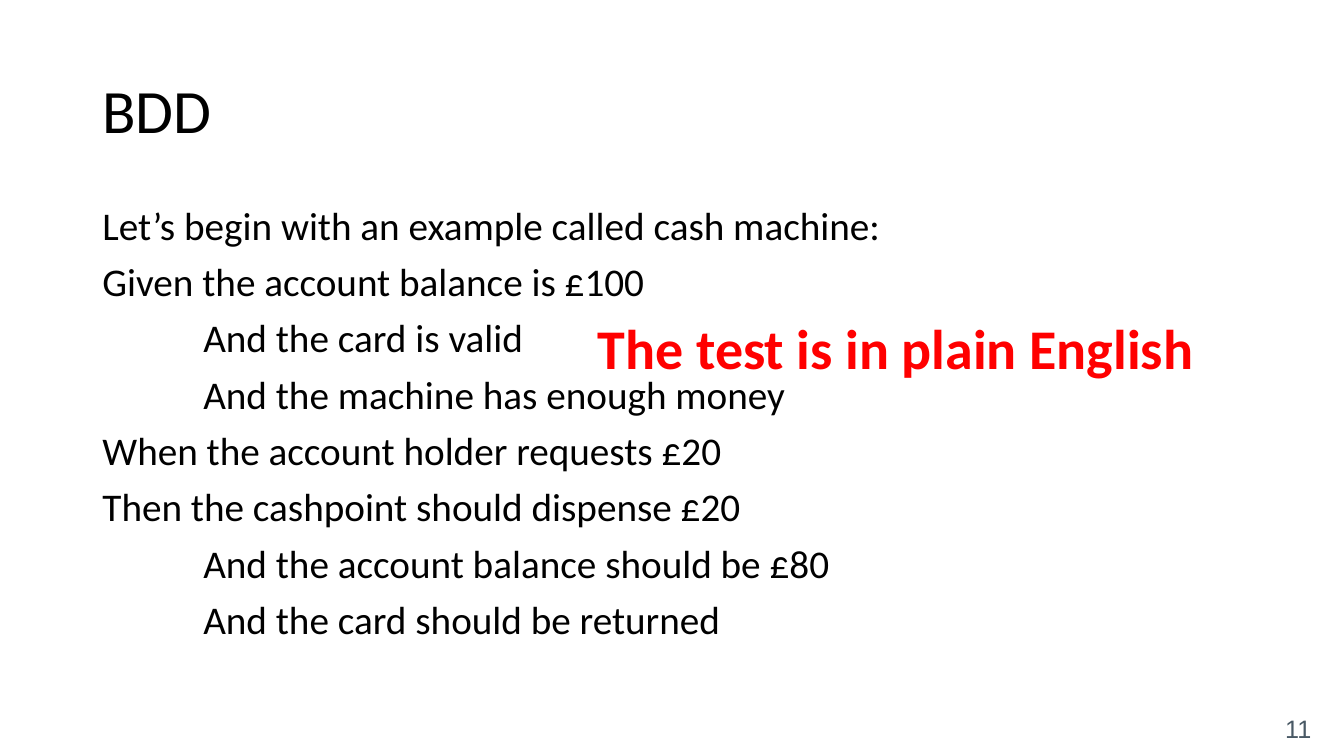
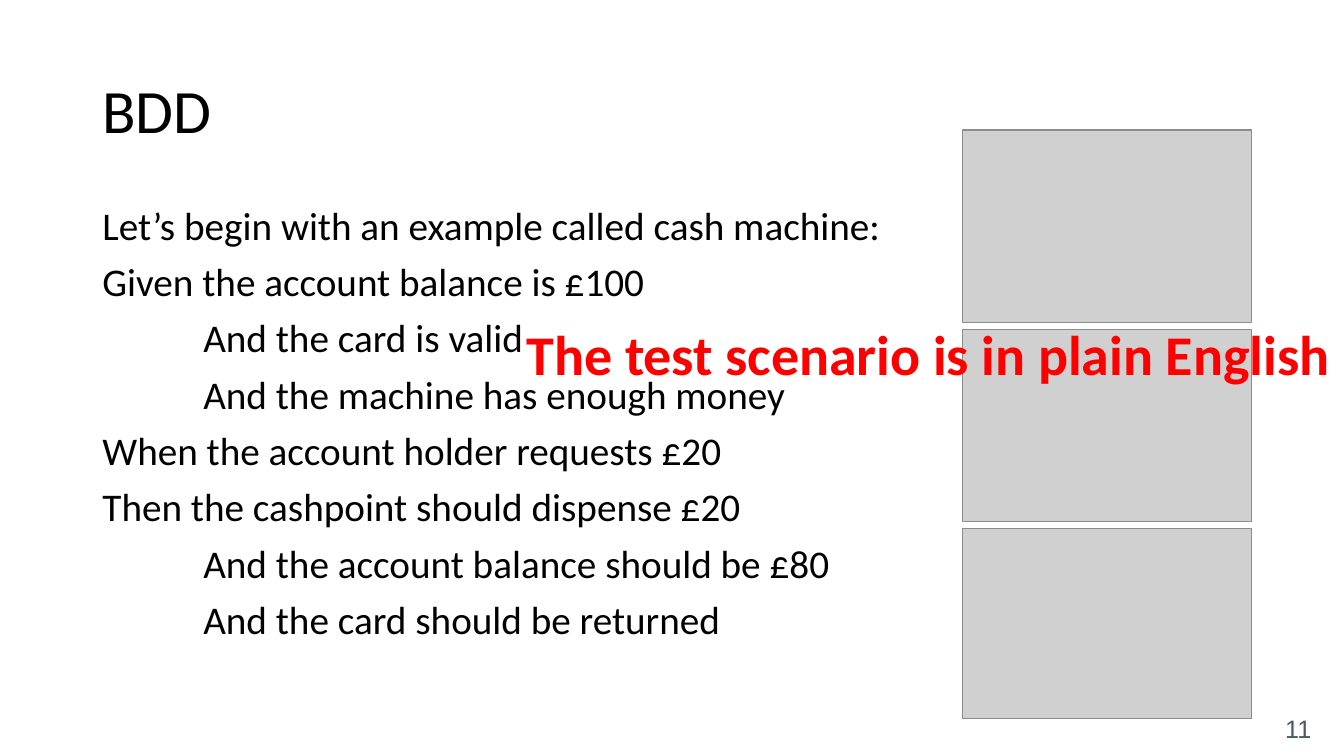
Before and after one commit to mostafarastgar/mockito-project, a slide deck: slide 11 of TDD_BDD Introduction.pptx. Drawn at 1344x756 pixels with LibreOffice and Linux fonts; fonts in the diff are those of the drawing; grey boxes stand for pictures. Boxes give left, top, right and bottom in pixels: in the first picture for what was removed or moved away, otherwise in the second. Text is boxed around its words. In the diff, an @@ line names an element or a change of style, - is before the commit and + after.

Commit message:
Powerpoint update

```diff
--- a/TDD_BDD Introduction.pptx
+++ b/TDD_BDD Introduction.pptx
@@ picture added at (963, 130, 1251, 323) @@
@@ text at (527, 328, 1330, 388): text changed @@
-The test is in plain English
+The test scenario is in plain English
@@ picture added at (963, 330, 1251, 521) @@
@@ picture added at (963, 528, 1251, 719) @@
```
Also in this commit, not shown: 3 other slides changed.
